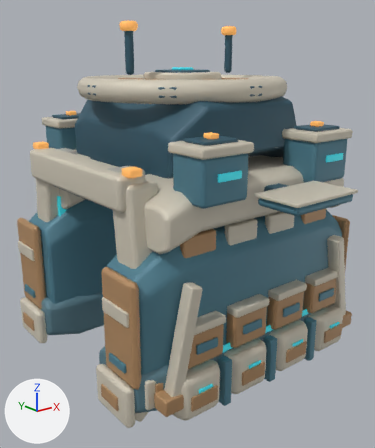
A saved change to the Blender file space-battleship/art_sources/planet_facilities_v5/auto_explore.blend.
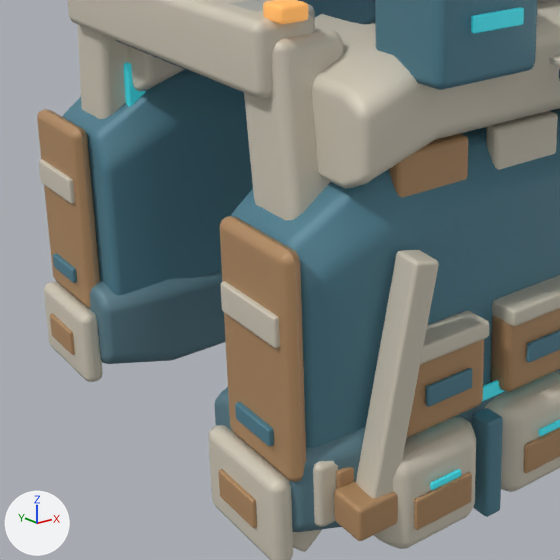
Each version is shown whole from a camera (50 mm lens) standing at (-2.92, -3.72, 2.03) and looking at (-0.03, -0.1, 0.59), then close up on the part from 0% to 69% of the width and 37% to 95% of the height. Arrows for +X, +Y and +Z are at lower left; the lights stay in place. The last two pictures show the newer version.

Objects in the first close-up: 'Continuous deep load cheek.001', 'Cross portal armored lintel', 'Diagonal outer load rib', 'Lower stepped pressure bay', 'Portal end pressure armor', 'Portal end pressure armor.002', 'Portal ivory load upright', 'Portal lower pressure end cap', 'Tapered station pressure wall', 'Tapered station pressure wall.001', 'Upper ivory side armor', 'Wall borne avionics block' and 36 more.
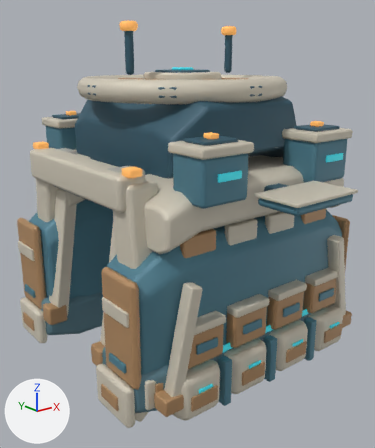
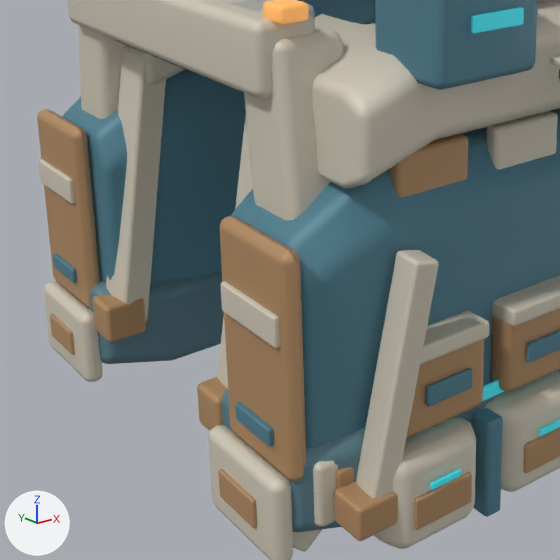
Changed parts and their boxes (x1, y1, x2, y2) in the close-ups (560 x 560 px):
'Portal inner chamfer load lining.002', added (pale yellow): after (106, 46, 166, 321)
'Portal inner warm pressure socket.002', added (brown): after (93, 295, 146, 342)
'Portal inner chamfer load lining', added: after (217, 115, 253, 389)
'Portal inner warm pressure socket', added (brown): after (197, 377, 227, 431)

What the commit changed:
Mesh me_cube_081_1 is new.
It has 56 vertices, 54 faces and spans x -0.09..0.09, y -0.08..0.08, z -0.085..0.085.
It uses material mat_station_warm_equipment_plating (brown #b58e65).
Mesh me_cube_080_1 is new.
It has 56 vertices, 54 faces and spans x -0.085..0.085, y -0.065..0.065, z -0.593..0.593.
It uses material mat_station_warm_load_armor (pale yellow #d4cdbc).
Object 'Portal inner warm pressure socket.002' (ob_portal_inner_warm_pressure_socket_002) is new; it shows me_cube_081_1.
Its parent is ob_facility.
Its location is (-1.15, 0.46, -0.19).
Object 'Portal inner chamfer load lining.002' (ob_portal_inner_chamfer_load_lining_002) is new; it shows me_cube_080_1.
Its parent is ob_facility.
Its location is (-1.025, 0.48, 0.355).
Its rotation in degrees is (9.3, 0, 96).
Object 'Portal inner warm pressure socket' (ob_portal_inner_warm_pressure_socket) is new; it shows a copy of me_cube_081_1.
Its parent is ob_facility.
Its location is (-1.15, -0.46, -0.19).
Object 'Portal inner chamfer load lining' (ob_portal_inner_chamfer_load_lining) is new; it shows a copy of me_cube_080_1.
Its parent is ob_facility.
Its location is (-1.025, -0.48, 0.355).
Its rotation in degrees is (9.3, 0, 84).
